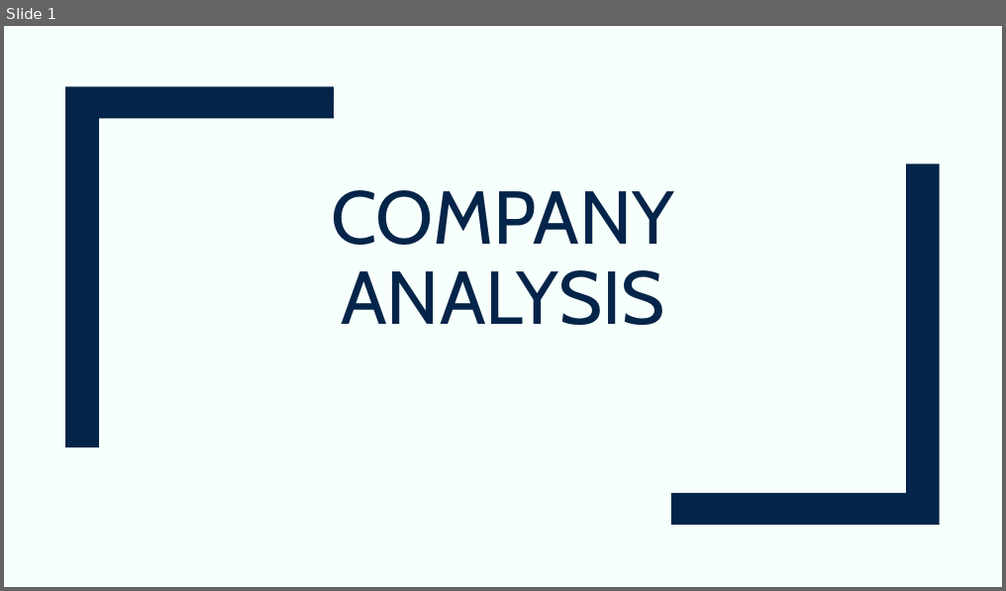
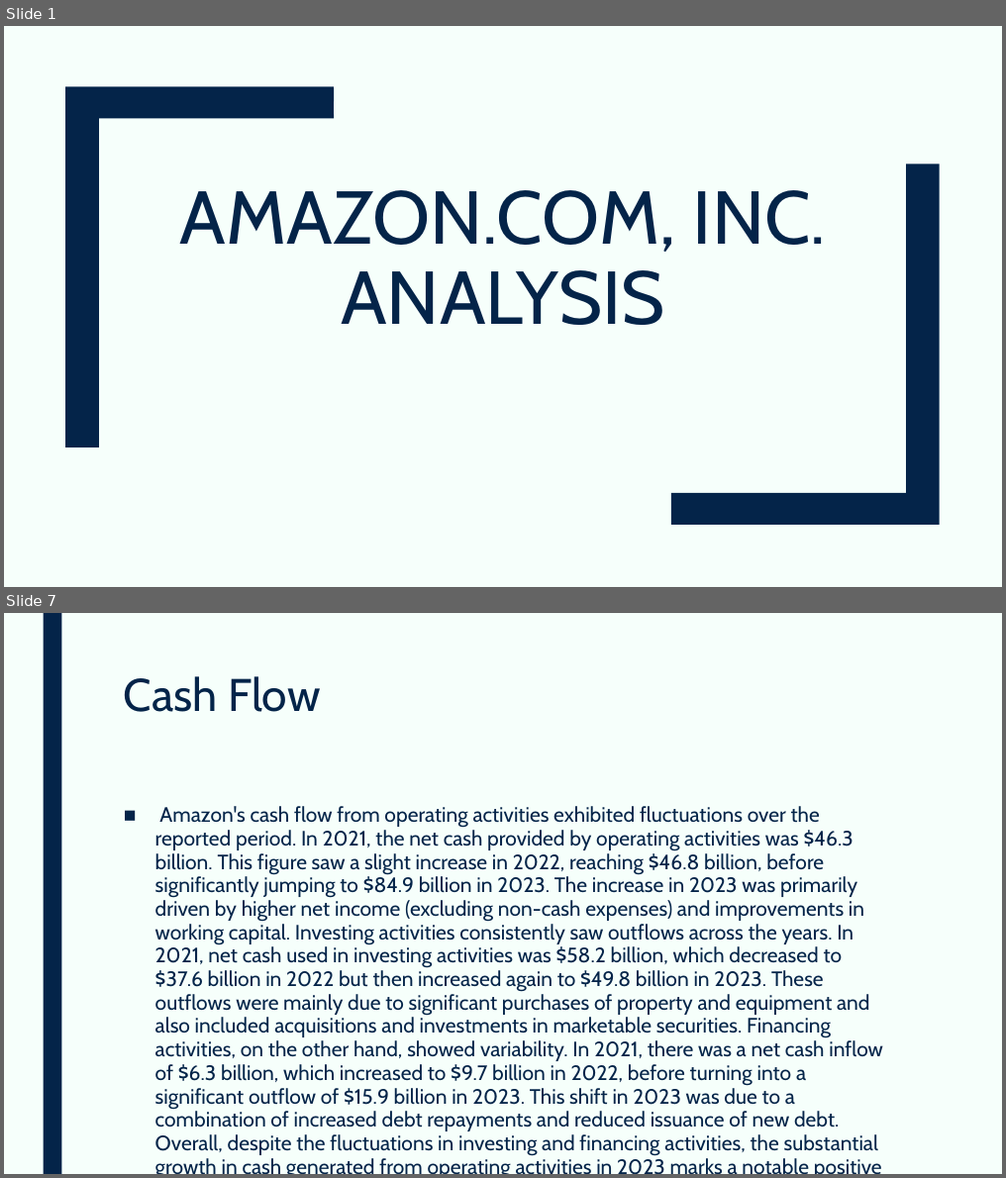
Before and after one commit to devangovind/AMUCLDISS, a slide deck: fastapi-backend/app/pres/output.pptx. Shown one above the other, each under a label of ours: slide 1 before the commit, slides 1 and 7 after it; the slides between them are not shown. The pictures are 1006x591 and 1006x1178 pixels, drawn with LibreOffice and Linux fonts; fonts in the diff are those of the drawing. Boxes give left, top, right and bottom in pixels: in the first picture for what was removed or moved away, otherwise in the second. Text is boxed around its words. In the diff, an @@ line names an element or a change of style, - is before the commit and + after.

```diff
--- a/fastapi-backend/app/pres/output.pptx
+++ b/fastapi-backend/app/pres/output.pptx
@@ slide 7 added at (4,613,1002,1174), background #F6FFFB @@
@@ rectangle added at (43,613,61,1174), fill #042449 @@
@@ title added at (124,676,320,712), 44 pt, text #042449 @@
+Cash Flow
@@ text added at (155,806,883,1157), 20 pt, text #042449 @@
+■ Amazon's cash flow from operating activities exhibited fluctuations over the reported period. In 2021, the net cash provided by operating activities was $46.3 billion. This figure saw a slight increase in 2022, reaching $46.8 billion, before significantly jumping to $84.9 billion in 2023. The increase in 2023 was primarily driven by higher net income (excluding non-cash expenses) and improvements in working capital. Investing activities consistently saw outflows across the years. In 2021, net cash used in investing activities was $58.2 billion, which decreased to $37.6 billion in 2022 but then increased again to $49.8 billion in 2023. These outflows were mainly due to significant purchases of property and equipment and also included acquisitions and investments in marketable securities. Financing activities, on the other hand, showed variability. In 2021, there was a net cash inflow of $6.3 billion, which increased to $9.7 billion in 2022, before turning into a significant outflow of $15.9 billion in 2023. This shift in 2023 was due to a combination of increased debt repayments and reduced issuance of new debt. Overall, despite the fluctuations in investing and financing activities, the substantial growth in cash generated from operating activities in 2023 marks a notable positive change in Amazon's cash flow dynamics over the analyzed period.
@@ slide 1 changed as well @@
@@ title at (180,190,826,325): text changed @@
-COMPANY ANALYSIS
+AMAZON.COM, INC. ANALYSIS
```
Also in this commit, not shown: 1 other slide changed, 8 other slides added, 8 other files.
